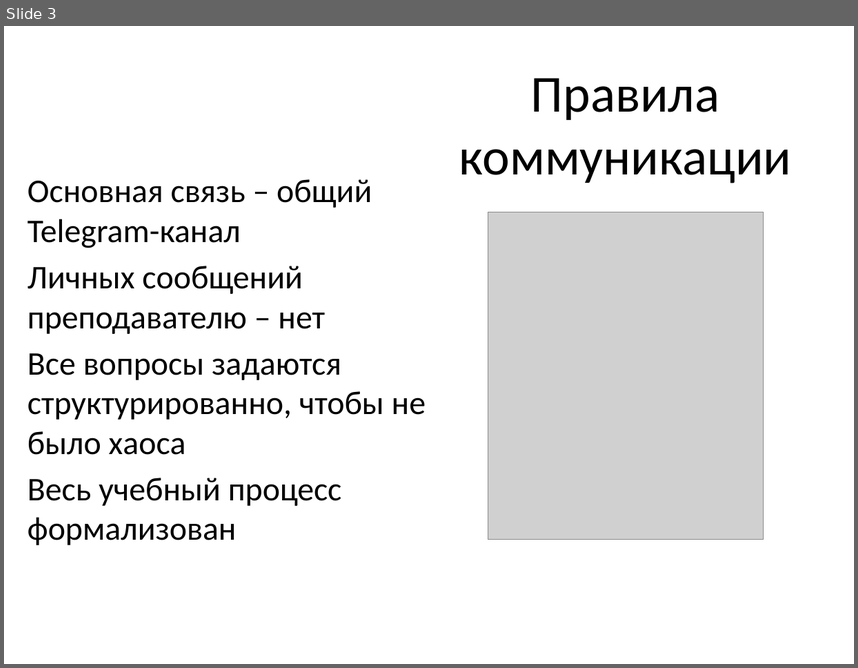
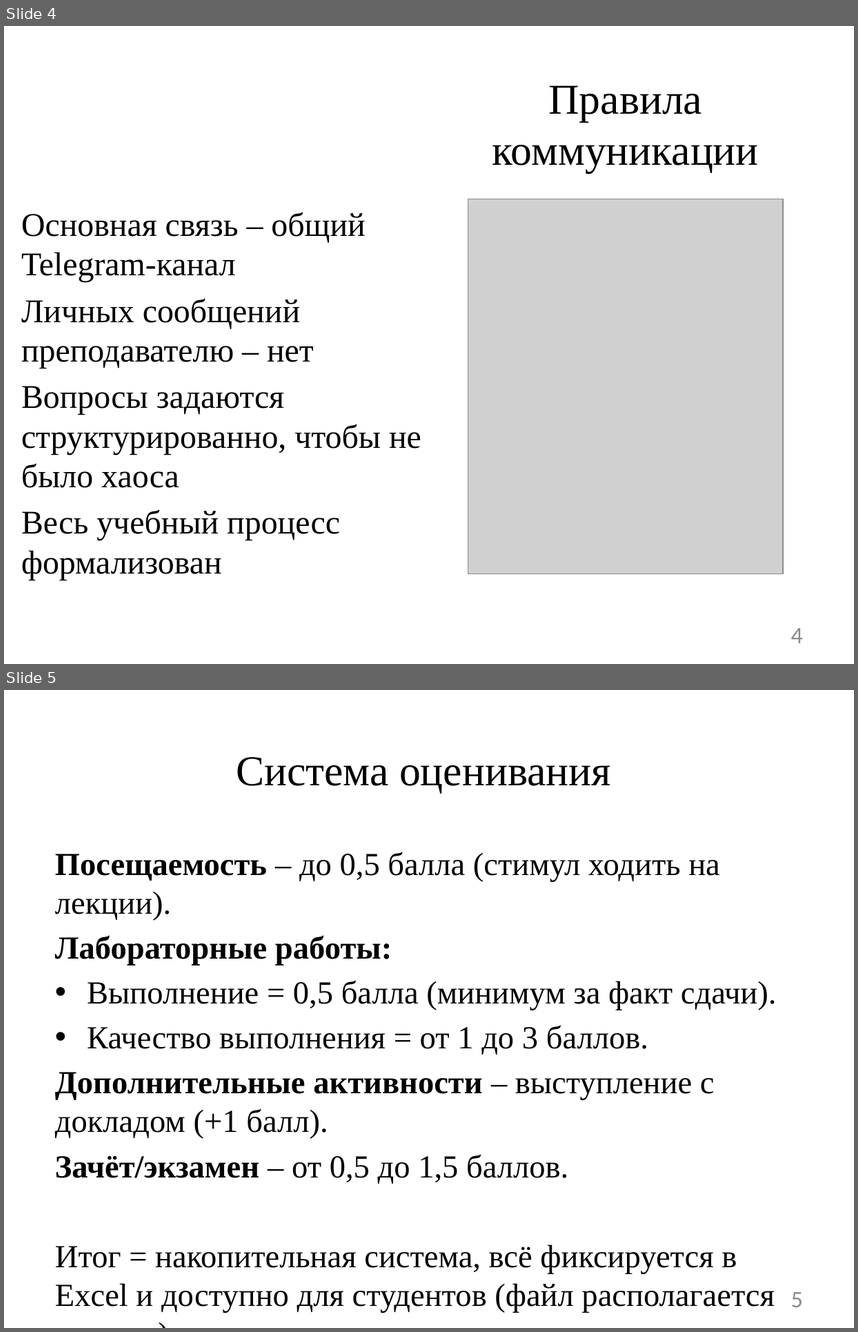
Before and after one commit to DaniilTropin11/IT-Support-Labs, a slide deck: lectures/Первая_лекция_GitHub_Classroom.pptx. Shown one above the other, each under a label of ours: slide 3 before the commit, slides 4 and 5 after it. The pictures are 858x668 and 858x1332 pixels, drawn with LibreOffice and Linux fonts; fonts in the diff are those of the drawing; grey boxes stand for pictures. Boxes give left, top, right and bottom in pixels: in the first picture for what was removed or moved away, otherwise in the second. Text is boxed around its words. In the diff, an @@ line names an element or a change of style, - is before the commit and + after.

Commit message:
Лабораторная работа №0
*Основы Git и командной работы

```diff
--- a/lectures/Первая_лекция_GitHub_Classroom.pptx
+++ b/lectures/Первая_лекция_GitHub_Classroom.pptx
@@ slide 5 added at box(4, 690, 854, 1328), background #FFFFFF @@
@@ title added at box(236, 757, 611, 793), 36 pt, text #000000 @@
+Система оценивания
@@ text added at box(55, 851, 777, 1312), 27.2 pt, text #000000 @@
+Посещаемость – до 0,5 балла (стимул ходить на лекции).
+Лабораторные работы:
+• Выполнение = 0,5 балла (минимум за факт сдачи).
+• Качество выполнения = от 1 до 3 баллов.
+Дополнительные активности – выступление с докладом (+1 балл).
+Зачёт/экзамен – от 0,5 до 1,5 баллов.
+Итог = накопительная система, всё фиксируется в Excel и доступно для студентов (файл располагается на репо)
@@ page number added at box(791, 1292, 803, 1307), 20 pt, text #8C8C8C @@
+5
@@ what was slide 3 is now slide 4 @@
@@ slide 4 changed as well @@
@@ title "Правила коммуникации" at box(493, 85, 759, 173): size 44 to 36 pt, font Calibri to Times New Roman @@
@@ text "Основная связь – общий Telegram-канал": place and size @@
-text "Основная связь – общий Telegram-канал" at box(27, 179, 426, 545)
+text "Основная связь – общий Telegram-канал" at box(21, 212, 421, 580)
@@ text at box(21, 212, 365, 580): font Calibri to Times New Roman in "Основная связь – общий Telegram-канал", "Личных сообщений преподавателю – нет", "Весь учебный процесс формализован" @@
@@ picture: place and size @@
-picture at box(488, 212, 763, 539)
+picture at box(468, 198, 783, 573)
@@ text at box(21, 385, 421, 488): text changed; font Calibri to Times New Roman @@
-Все вопросы задаются структурированно, чтобы не было хаоса
+Вопросы задаются структурированно, чтобы не было хаоса
@@ page number added at box(791, 628, 803, 643), 20 pt, text #8C8C8C @@
+4
```
Also in this commit, not shown: 6 other slides changed, 4 other slides added, 4 slides removed.
